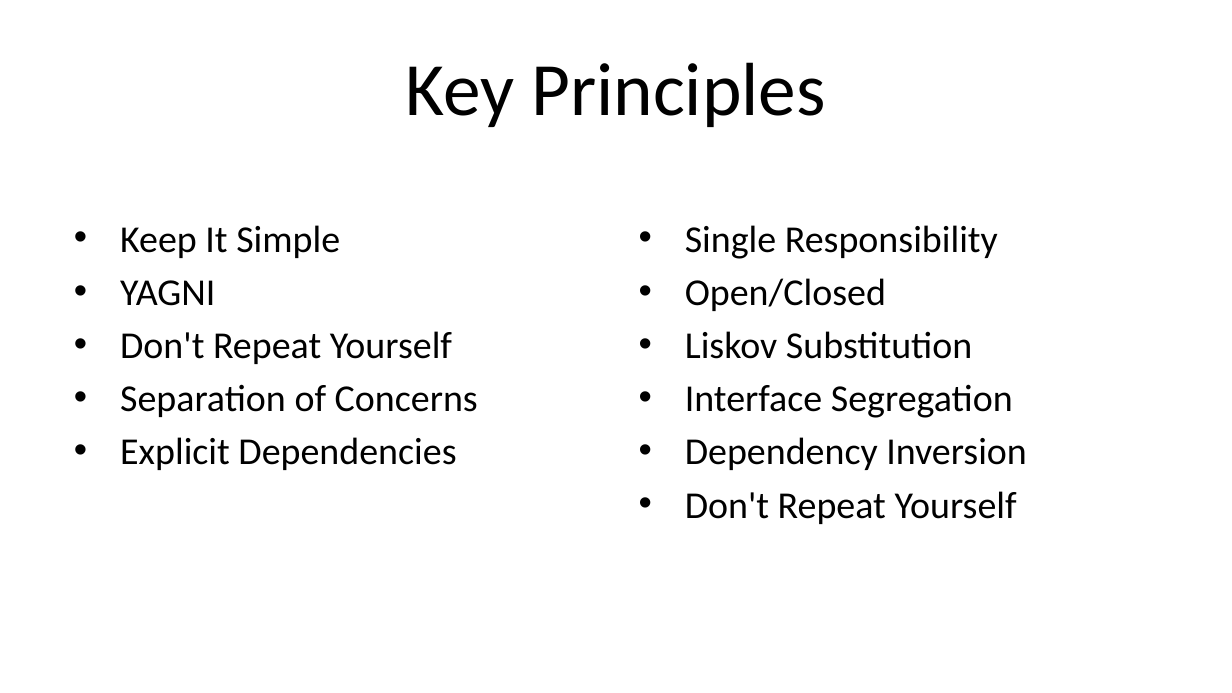
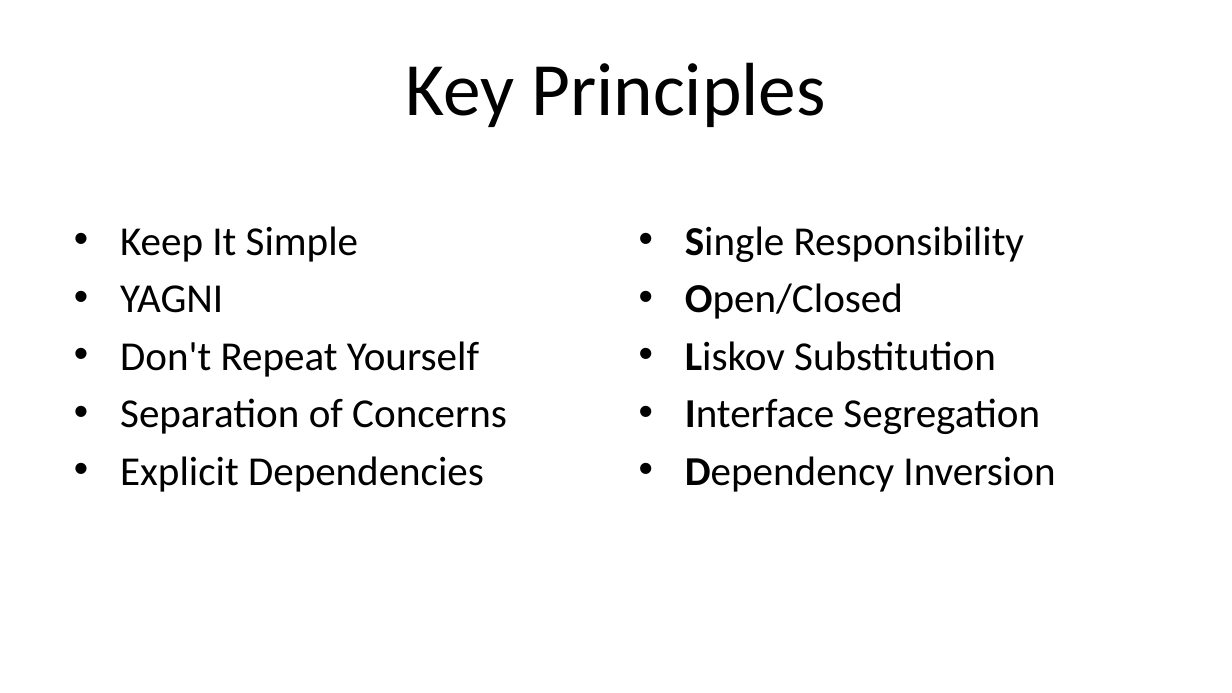
Before and after one commit to HudsonSC/CodeMash-2015-Precompiler-Workshop, a slide deck: slide 2 of 02-Principles.pptx. Drawn at 1232x693 pixels with LibreOffice and Linux fonts; fonts in the diff are those of the drawing; background and template pictures are left out. Boxes give left, top, right and bottom in pixels: in the first picture for what was removed or moved away, otherwise in the second. Text is boxed around its words. In the diff, an @@ line names an element or a change of style, - is before the commit and + after.

Commit message:
updated principles slides

```diff
--- a/02-Principles.pptx
+++ b/02-Principles.pptx
@@ text "Keep It Simple" at bbox=[120, 226, 507, 492]: size 22.2 to 24 pt @@
@@ text "Single Responsibility" at bbox=[685, 226, 1055, 492]: size 22.2 to 24 pt; bold on in "Single", "Open/Closed", "Liskov", "Interface" and 1 more places @@
@@ text at bbox=[685, 491, 1017, 524]: paragraph removed @@
-• Don't Repeat Yourself
```
Also in this commit, not shown: 2 other slides changed, 3 slides added.
